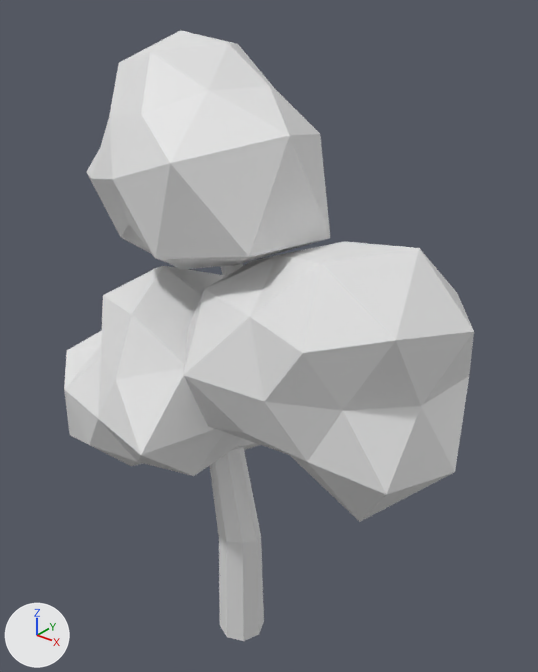
What one commit did to the Blender file Axolotl_Runer/Assets/Art/3D Model/Arbol.blend.
One viewpoint serves both versions: a camera (50 mm lens) standing at (6.28, -7.15, 10.17) and looking at (0.1, 0.58, 5.38). The axes (+X, +Y, +Z) are drawn at lower left. The lights are the same throughout. The picture after the commit comes second.
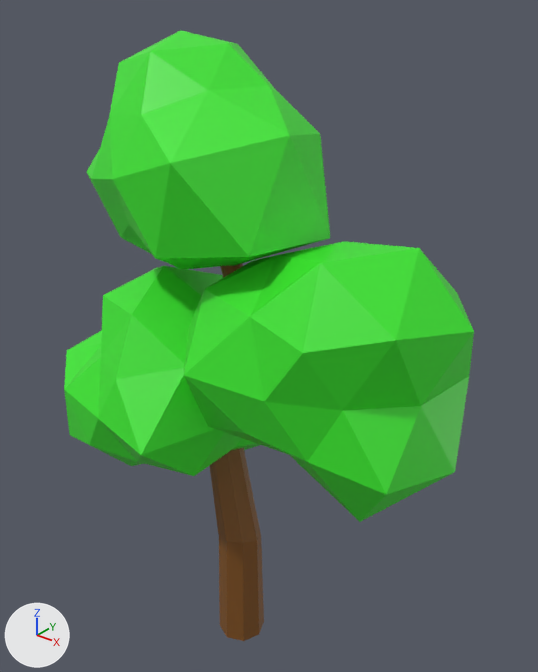
Pixel boxes (x1, y1, x2, y2) of what changed, in the pictures (538 x 672 px):
'Icosphere.001', recoloured (white to green)
    both: (184, 241, 474, 522)
'Icosphere', recoloured (white to green)
    both: (87, 30, 330, 270)
'Icosphere.002', recoloured (white to green)
    both: (64, 266, 260, 476)
'Circle', recoloured (white to brown)
    both: (210, 263, 264, 641)

The change in detail:
Material 'Material.002' (mat_material_002) is new.
Its base color is (0.0434, 0.8, 0.0258) (green #3be72d).
Material 'Material.001' (mat_material_001) is new.
Its base color is (0.22, 0.0823, 0.0116) (brown #81511c).
me_circle has 41 vertices, 40 faces and spans x -2.1..1.7, y -1.0..1.2, z 0.0..20.0.
me_circle gains material mat_material_001 (brown #81511c).
me_icosphere has 42 vertices, 80 faces and spans x -1.51..1.54, y -1.27..1.37, z -1.23..1.25.
me_icosphere gains material mat_material_002 (green #3be72d).
me_icosphere_001 has 42 vertices, 80 faces and spans x -1.53..1.3, y -1.22..1.3, z -1.36..1.22.
me_icosphere_001 gains material mat_material_002 (green #3be72d).
me_icosphere_002 has 42 vertices, 80 faces and spans x -1.73..1.5, y -1.6..1.93, z -1.53..1.69.
me_icosphere_002 gains material mat_material_002 (green #3be72d).
